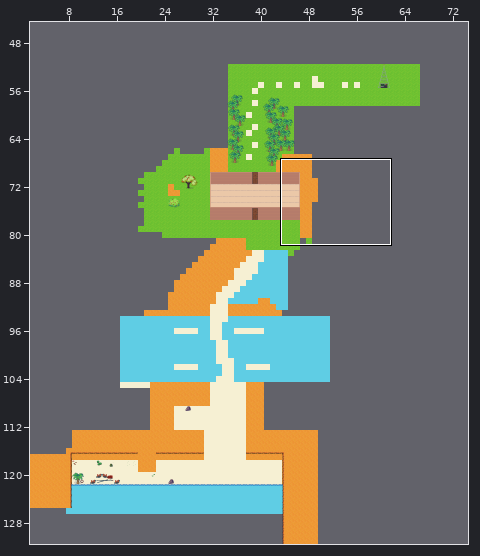
Tiled map -- assets/levels/tutorial.tmx. The first picture is a wide view before the edit; the outline marks the close-up.
Close-up. Before the commit:
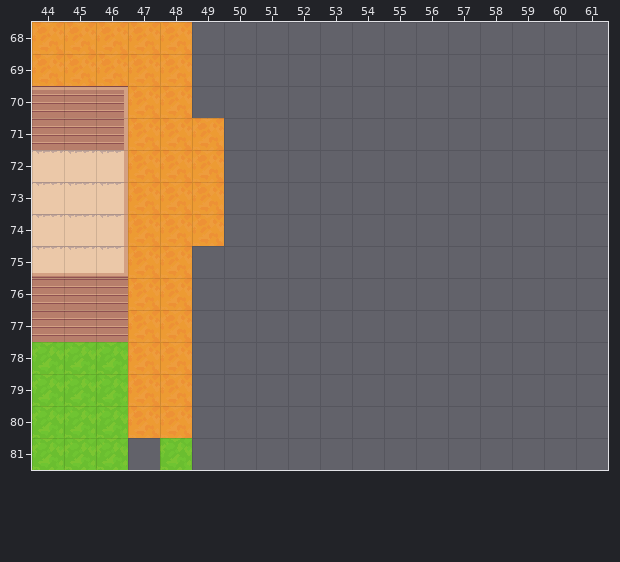
Cells are 32x32 px. Shown: x 44..61, y 68..81. The commit also changed other parts of the map, which this record leaves out. The old version is drawn lined up with the new one.
New version:
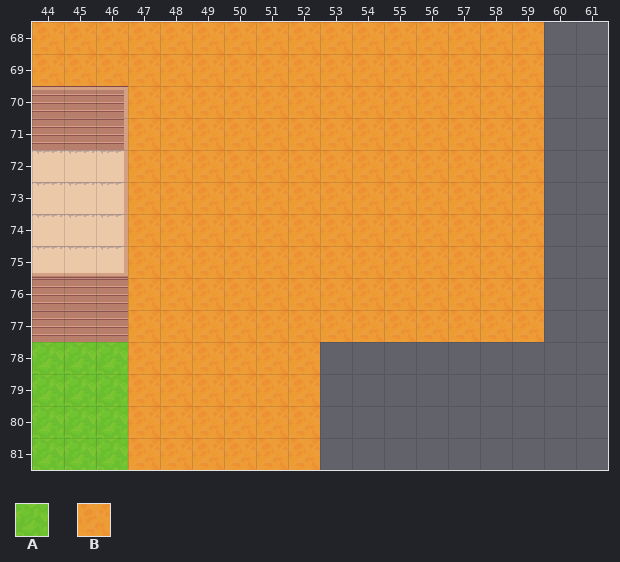
Key: from "Outdoors": A 56, B 67.
_ is an empty cell.
Edits made:
{"change": "map size 82x100 -> 82x150 cells (old content now starts at 0,50; both pictures use the new coordinates)"}
{"where": "layer \"Tile Layer 1\""}
{"y":68,"x":49,"old":"___________","new":"BBBBBBBBBBB"}
{"y":69,"x":49,"old":"___________","new":"BBBBBBBBBBB"}
{"y":70,"x":49,"old":"___________","new":"BBBBBBBBBBB"}
{"y":71,"x":50,"old":"__________","new":"BBBBBBBBBB"}
{"y":72,"x":50,"old":"__________","new":"BBBBBBBBBB"}
{"y":73,"x":50,"old":"__________","new":"BBBBBBBBBB"}
{"y":74,"x":50,"old":"__________","new":"BBBBBBBBBB"}
{"y":75,"x":49,"old":"___________","new":"BBBBBBBBBBB"}
{"y":76,"x":49,"old":"___________","new":"BBBBBBBBBBB"}
{"y":77,"x":49,"old":"___________","new":"BBBBBBBBBBB"}
{"y":78,"x":49,"old":"____","new":"BBBB"}
{"y":79,"x":49,"old":"____","new":"BBBB"}
{"y":80,"x":49,"old":"____","new":"BBBB"}
{"y":81,"x":47,"old":"_A____","new":"BBBBBB"}
{"label":"changed","picture_box":[128,22,544,470]}
